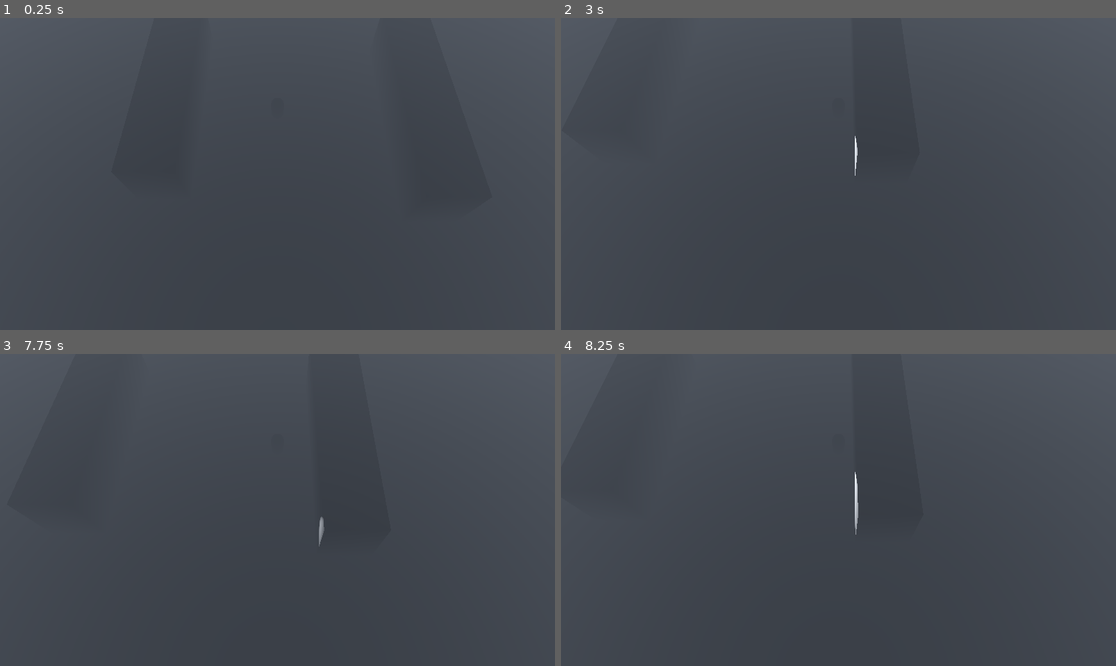
Above: before the commit, frames 1-4 (two rows, left to right).
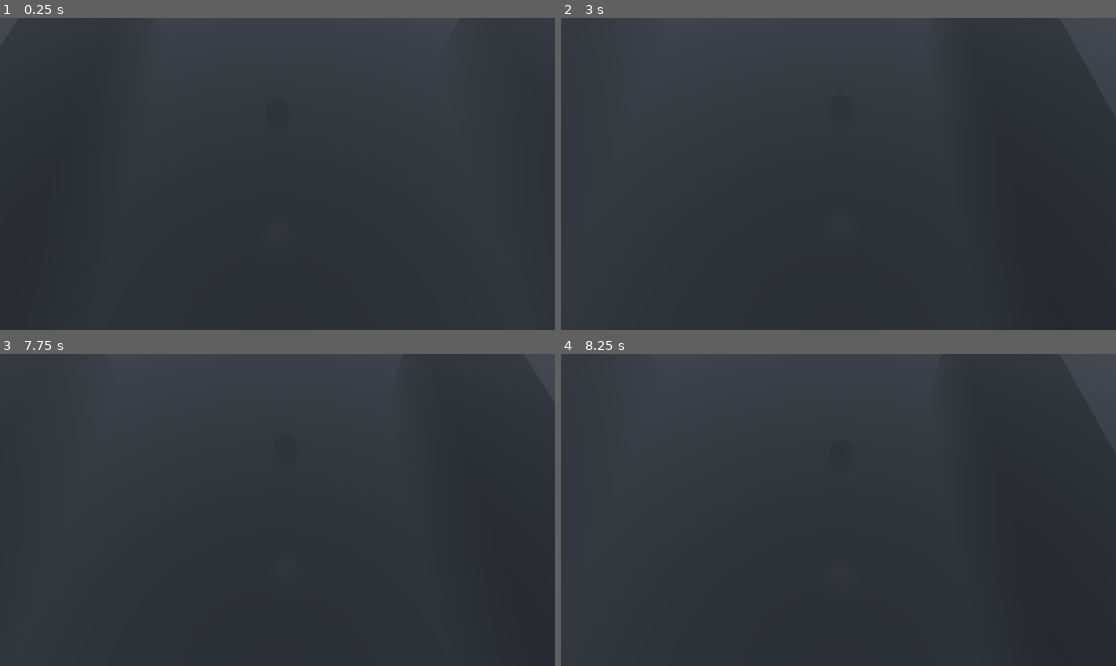
Above: after the commit, the same moments.

Repository: whattheheckman/cppHalloweenJam
Game: Godot game, scene res://test.tscn
The game is run twice, just before and just after one commit, with the same random seed, the same clock (stepped at 60 frames per second) and the same inputs. A sky picture missing from this copy of the repository is replaced by a grey-blue gradient.
Inputs:
- Up to frame 1 (0.25 s): no input
- Up to frame 2 (3 s): tap Enter at 0.5, 2 s; hold D (right) 0.53-1.28 s; tap Space at 1.25, 2.75 s; hold S (back) 1.28-2.03 s; hold D (right) 2.03-2.78 s; hold W (forward) from 2.78 s (still down)
- Up to frame 3 (7.75 s): release W (forward) at 3.53 s; hold A (left) 3.53-5.03 s; tap Enter at 4.25 s; tap Space at 5 s; hold S (back) 5.03-5.78 s; hold D (right) 5.78-6.53 s; hold W (forward) 6.53-7.28 s; hold D (right) from 7.28 s (still down)
- Up to frame 4 (8.25 s): release D (right) at 8.03 s; hold S (back) from 8.03 s (still down)

The runs differ from the first frame. In frame 1, 27% of the frame differs, in the area x 0-100%, y 0-100%; in frame 2, 26%; in frame 3, 24%; in frame 4, 26%.

Commit message:
use @pimentahq player + camera + debug scripts

Diff:
--- /dev/null
+++ b/entities/camera/camera.tscn
@@ -0,0 +1,19 @@
+[gd_scene load_steps=2 format=3 uid="uid://ywurypct7of7"]
+
+[ext_resource type="Script" path="res://entities/camera/scripts/camera.gd" id="1_mei61"]
+
+[node name="Camera" type="Marker3D"]
+transform = Transform3D(1, 0, 0, 0, 0.866025, -0.5, 0, 0.5, 0.866025, 0, 0, 0)
+script = ExtResource("1_mei61")
+
+[node name="CameraTransform" type="Marker3D" parent="."]
+transform = Transform3D(1, 0, 0, 0, -2.98023e-08, 1, 0, -1, -2.98023e-08, 0, 22.1265, 14.9087)
+
+[node name="Camera3D" type="Camera3D" parent="CameraTransform"]
+transform = Transform3D(1, 0, 0, 0, 1, -2.98023e-08, 0, 2.98023e-08, 1, 0, 0, 0)
+current = true
+fov = 52.5
+
+[node name="TestCamera" type="Camera3D" parent="."]
+transform = Transform3D(1, 0, 0, 0, 0.46793, 0.883766, 0, -0.883766, 0.46793, 1.01924, 19.6946, 16.3042)
+fov = 52.5
--- /dev/null
+++ b/entities/camera/scripts/camera.gd
@@ -0,0 +1,22 @@
+extends Marker3D
+
+@export var camera_interpolation := true
+@export var smothiness := 0.1
+# @export var close_distance := 1.5 # for distance for the camera to sit after raycasts
+@export var _player:= %Player
+
+func _process(_delta: float) -> void:
+	move_camera()
+
+
+func move_camera() -> void:
+	if camera_interpolation:
+		if position.distance_to(_player.position) > 0.1:
+			position = position.lerp(_player.position, smothiness)
+	else:
+		position = _player.position
+
+
+
+# needs to do a raycast every frame to see if the enviroment is between the player and the enviroment, so the camera should get really close
+# maybe a stretch thing
--- /dev/null
+++ b/entities/player/player.tscn
@@ -0,0 +1,36 @@
+[gd_scene load_steps=6 format=3 uid="uid://biillbeb4kswf"]
+
+[ext_resource type="Script" path="res://entities/player/scripts/player_base.gd" id="1_nywry"]
+[ext_resource type="PackedScene" uid="uid://dn46t3wohihyj" path="res://entities/player/model/player.glb" id="3_gk3pi"]
+
+[sub_resource type="CapsuleShape3D" id="CapsuleShape3D_vee4a"]
+radius = 0.3
+height = 1.7
+
+[sub_resource type="CapsuleMesh" id="CapsuleMesh_h8lcq"]
+
+[sub_resource type="StandardMaterial3D" id="StandardMaterial3D_b4nd6"]
+albedo_color = Color(0, 0.462745, 0.713726, 1)
+
+[node name="Player" type="CharacterBody3D"]
+input_ray_pickable = false
+script = ExtResource("1_nywry")
+
+[node name="CollisionShape3D" type="CollisionShape3D" parent="."]
+transform = Transform3D(1, 0, 0, 0, 1, 0, 0, 0, 1, 0, 0.85, 0)
+shape = SubResource("CapsuleShape3D_vee4a")
+
+[node name="ModelPivot" type="Node3D" parent="."]
+
+[node name="player" parent="ModelPivot" instance=ExtResource("3_gk3pi")]
+visible = false
+
+[node name="MeshInstance3D" type="MeshInstance3D" parent="ModelPivot"]
+transform = Transform3D(1, 0, 0, 0, 1, 0, 0, 0, 1, 0, 0.981378, 0)
+mesh = SubResource("CapsuleMesh_h8lcq")
+surface_material_override/0 = SubResource("StandardMaterial3D_b4nd6")
+
+[node name="SpotLight3D" type="SpotLight3D" parent="."]
+transform = Transform3D(-1, 0, -8.74228e-08, 0, 1, 0, 8.74228e-08, 0, -1, 0, 1, 1.7549)
+spot_range = 4.5929
+spot_angle = 21.5841
--- /dev/null
+++ b/entities/player/scripts/player_base.gd
@@ -0,0 +1,44 @@
+extends CharacterBody3D
+
+@export var speed := 2.5
+@export var gravity := 9.8
+@export var rotation_speed := 4.0
+
+@onready var _model_pivot: Node3D = $ModelPivot
+
+const PI_HALF := PI/2
+
+
+var _h_rot := 0.0
+var _direction := Vector3.ZERO
+
+func _physics_process(delta: float) -> void:
+	character_movement(delta)
+
+
+
+func character_movement(delta: float) -> void:
+	# Add the gravity.
+	if not is_on_floor():
+		velocity.y -= gravity * delta
+
+
+
+	# Get the input direction and handle the movement/deceleration.
+	var input_dir = Input.get_vector("left", "right", "forward", "back")
+	_h_rot = Vector2(input_dir.x, -input_dir.y).angle()
+
+	_direction.x = input_dir.x
+	_direction.z = input_dir.y
+
+	if _direction:
+		velocity.x = _direction.x * speed
+		velocity.z = _direction.z * speed
+
+		var rot = lerp_angle(_model_pivot.rotation.y, _h_rot + PI_HALF, delta * rotation_speed)
+		_model_pivot.rotation.y = rot
+	else:
+		velocity.x = 0.0
+		velocity.z = 0.0
+
+	move_and_slide()
--- a/Player.tscn
+++ b/oldPlayer/Player.tscn
@@ -1,7 +1,7 @@
-[gd_scene load_steps=7 format=3 uid="uid://bdemr4rw2km8n"]
+[gd_scene load_steps=7 format=3 uid="uid://mkds30ulwjtw"]
 
-[ext_resource type="Script" path="res://Player.gd" id="1_vmj82"]
-[ext_resource type="Script" path="res://CameraRig.gd" id="2_iuxt3"]
+[ext_resource type="Script" path="res://oldPlayer/Player.gd" id="1_rjews"]
+[ext_resource type="Script" path="res://oldPlayer/CameraRig.gd" id="2_o6yln"]
 
 [sub_resource type="CapsuleShape3D" id="CapsuleShape3D_qbb70"]
 
@@ -13,7 +13,7 @@
 [sub_resource type="SeparationRayShape3D" id="SeparationRayShape3D_gbx2w"]
 
 [node name="CharacterBody3d" type="CharacterBody3D"]
-script = ExtResource("1_vmj82")
+script = ExtResource("1_rjews")
 
 [node name="CollisionShape3d" type="CollisionShape3D" parent="."]
 shape = SubResource("CapsuleShape3D_qbb70")
@@ -37,7 +37,7 @@
 
 [node name="CameraRig" type="SpringArm3D" parent="."]
 shape = SubResource("SeparationRayShape3D_gbx2w")
-script = ExtResource("2_iuxt3")
+script = ExtResource("2_o6yln")
 
 [node name="PlayCamera" type="Camera3D" parent="."]
 transform = Transform3D(1, 0, 0, 0, 0.46793, 0.883766, 0, -0.883766, 0.46793, 0, 19.695, 16.304)
--- a/project.godot
+++ b/project.godot
@@ -41,6 +41,16 @@
 , Object(InputEventJoypadMotion,"resource_local_to_scene":false,"resource_name":"","device":0,"axis":0,"axis_value":1.0,"script":null)
 ]
 }
+rotationX-={
+"deadzone": 0.5,
+"events": [Object(InputEventJoypadMotion,"resource_local_to_scene":false,"resource_name":"","device":0,"axis":2,"axis_value":-1.0,"script":null)
+]
+}
+rotationY-={
+"deadzone": 0.5,
+"events": [Object(InputEventJoypadMotion,"resource_local_to_scene":false,"resource_name":"","device":0,"axis":3,"axis_value":-1.0,"script":null)
+]
+}
 
 [rendering]
 
--- a/test.tscn
+++ b/test.tscn
@@ -1,7 +1,8 @@
-[gd_scene load_steps=10 format=3 uid="uid://b4u0hcdn0ljrc"]
+[gd_scene load_steps=11 format=3 uid="uid://cd5kr3j00jf78"]
 
 [ext_resource type="Texture2D" uid="uid://dh2vit06ecncp" path="res://dikhololo_night_4k.exr" id="1_tpfhn"]
-[ext_resource type="PackedScene" uid="uid://bdemr4rw2km8n" path="res://Player.tscn" id="2_kw8o3"]
+[ext_resource type="PackedScene" uid="uid://biillbeb4kswf" path="res://entities/player/player.tscn" id="2_gtc0b"]
+[ext_resource type="PackedScene" uid="uid://ywurypct7of7" path="res://entities/camera/camera.tscn" id="3_c014t"]
 
 [sub_resource type="BoxMesh" id="BoxMesh_bljoq"]
 size = Vector3(2.351, 8.828, 1.872)
@@ -23,7 +24,8 @@
 background_color = Color(0.0352, 0.09552, 0.16, 1)
 background_energy_multiplier = 0.02
 sky = SubResource("Sky_7jw71")
-ambient_light_source = 1
+ambient_light_source = 3
+ambient_light_energy = 1.57
 reflected_light_source = 2
 tonemap_mode = 2
 tonemap_exposure = 1.18
@@ -46,6 +48,7 @@
 [node name="Node3d" type="Node3D"]
 
 [node name="world" type="Node3D" parent="."]
+transform = Transform3D(1, 0, 0, 0, 1, 0, 0, 0, 1, 12.8252, 0, 0)
 
 [node name="MeshInstance3d" type="MeshInstance3D" parent="world"]
 transform = Transform3D(1.61409, 0, 0, 0, 0.72604, 0, 0, 0, 8.93448, -2.53072, 1.08132, 3.86742)
@@ -66,17 +69,18 @@
 shape = SubResource("ConcavePolygonShape3D_ijlis")
 
 [node name="enviroments" type="Node3D" parent="."]
+transform = Transform3D(1, 0, 0, 0, 1, 0, 0, 0, 1, 12.8252, 0, 0)
 
 [node name="WorldEnvironment" type="WorldEnvironment" parent="enviroments"]
 environment = SubResource("Environment_y0ofy")
 camera_attributes = SubResource("CameraAttributesPhysical_mbmjt")
 
 [node name="lights" type="Node3D" parent="."]
+transform = Transform3D(1, 0, 0, 0, 1, 0, 0, 0, 1, 12.8252, 0, 0)
 visible = false
 
 [node name="OmniLight3d" type="OmniLight3D" parent="lights"]
-transform = Transform3D(0.998393, -0.0563665, 0.00590846, 0.0566754, 0.992952, -0.104083, 0, 0.104251, 0.994551, -11.4822, 3.8528, 10.9706)
-visible = false
+transform = Transform3D(0.998393, -0.0563666, 0.00590847, 0.0566754, 0.992952, -0.104083, 0, 0.104251, 0.994551, -11.4822, 6.03755, 4.69653)
 light_energy = 8.294
 shadow_enabled = true
 shadow_blur = 0.0
@@ -95,16 +99,18 @@
 spot_angle = 20.2667
 
 [node name="TestCamera" type="Camera3D" parent="."]
-transform = Transform3D(1, 0, 0, 0, 0.46793, 0.883766, 0, -0.883766, 0.46793, -11.806, 19.6946, 16.3042)
+transform = Transform3D(1, 0, 0, 0, 0.46793, 0.883766, 0, -0.883766, 0.46793, 1.01924, 19.6946, 16.3042)
+visible = false
 fov = 52.5
 
-[node name="Player" parent="." instance=ExtResource("2_kw8o3")]
-transform = Transform3D(1, 0, 0, 0, 1, 0, 0, 0, 1, -13.084, 1.739, 3.313)
-disable_mode = 2
+[node name="Player" parent="." instance=ExtResource("2_gtc0b")]
+transform = Transform3D(1, 0, 0, 0, 1, 0, 0, 0, 1, -0.141961, 0, 0)
 
-[node name="SpotLight3d" parent="Player" index="2"]
-light_indirect_energy = 8.523
-light_volumetric_fog_energy = 4.617
-light_specular = 0.0
+[node name="Camera" parent="." node_paths=PackedStringArray("_player") instance=ExtResource("3_c014t")]
+transform = Transform3D(1, 0, 0, 0, 0.866025, -0.5, 0, 0.5, 0.866025, -0.141961, 0, 0)
+_player = NodePath("../Player")
 
-[editable path="Player"]
+[node name="CameraTransform" parent="Camera" index="0"]
+transform = Transform3D(1, 0, 0, 0, -2.98023e-08, 1, 0, -1, -2.98023e-08, 0, 15, 2)
+
+[editable path="Camera"]
--- /dev/null
+++ b/ui/debug/performance_metrics.tscn
@@ -0,0 +1,37 @@
+[gd_scene load_steps=3 format=3]
+
+[ext_resource type="Script" path="res://ui/debug/scripts/performance_metrics.gd" id="1_xxt1f"]
+
+[sub_resource type="StyleBoxFlat" id="StyleBoxFlat_ost4e"]
+bg_color = Color(0, 0, 0, 0.627451)
+border_width_left = 1
+border_width_top = 1
+border_width_right = 1
+border_width_bottom = 1
+border_color = Color(1, 1, 1, 1)
+border_blend = true
+expand_margin_left = 8.0
+expand_margin_top = 8.0
+expand_margin_right = 8.0
+expand_margin_bottom = 8.0
+
+[node name="PerformanceMetrics" type="PanelContainer"]
+offset_left = 14.0
+offset_top = 14.0
+offset_right = 162.0
+offset_bottom = 96.0
+mouse_filter = 2
+theme_override_styles/panel = SubResource( "StyleBoxFlat_ost4e" )
+script = ExtResource( "1_xxt1f" )
+
+[node name="OutputLabel" type="Label" parent="."]
+offset_left = 1.0
+offset_top = 1.0
+offset_right = 147.0
+offset_bottom = 81.0
+theme_override_constants/line_spacing = 0
+theme_override_font_sizes/font_size = 14
+text = "FPS: 000.00
+Draw calls: 000
+Process: 00.000ms
+Physics: 00.000ms"
--- /dev/null
+++ b/ui/debug/scripts/performance_metrics.gd
@@ -0,0 +1,21 @@
+extends PanelContainer
+
+var fps := 0.0
+var draw_calls := 0.0
+var process := 0.0
+var physics := 0.0
+
+var info := "FPS: %d
+Draw calls: %s
+Process: %.3fms
+Physics: %.3fms"
+
+@onready var output: Label = $OutputLabel
+
+func _process(_delta: float) -> void:
+	fps = Performance.get_monitor(Performance.TIME_FPS)
+	draw_calls = Performance.get_monitor(Performance.RENDER_TOTAL_DRAW_CALLS_IN_FRAME)
+	process = Performance.get_monitor(Performance.TIME_PROCESS) * 1000
+	physics = Performance.get_monitor(Performance.TIME_PHYSICS_PROCESS) * 1000
+
+	output.text = info % [fps, draw_calls, process, physics]
Binary file added: entities/player/model/player.glb
Not shown, added: entities/player/model/player.glb.import
Renamed: CameraRig.gd -> oldPlayer/CameraRig.gd
Renamed: Player.gd -> oldPlayer/Player.gd
